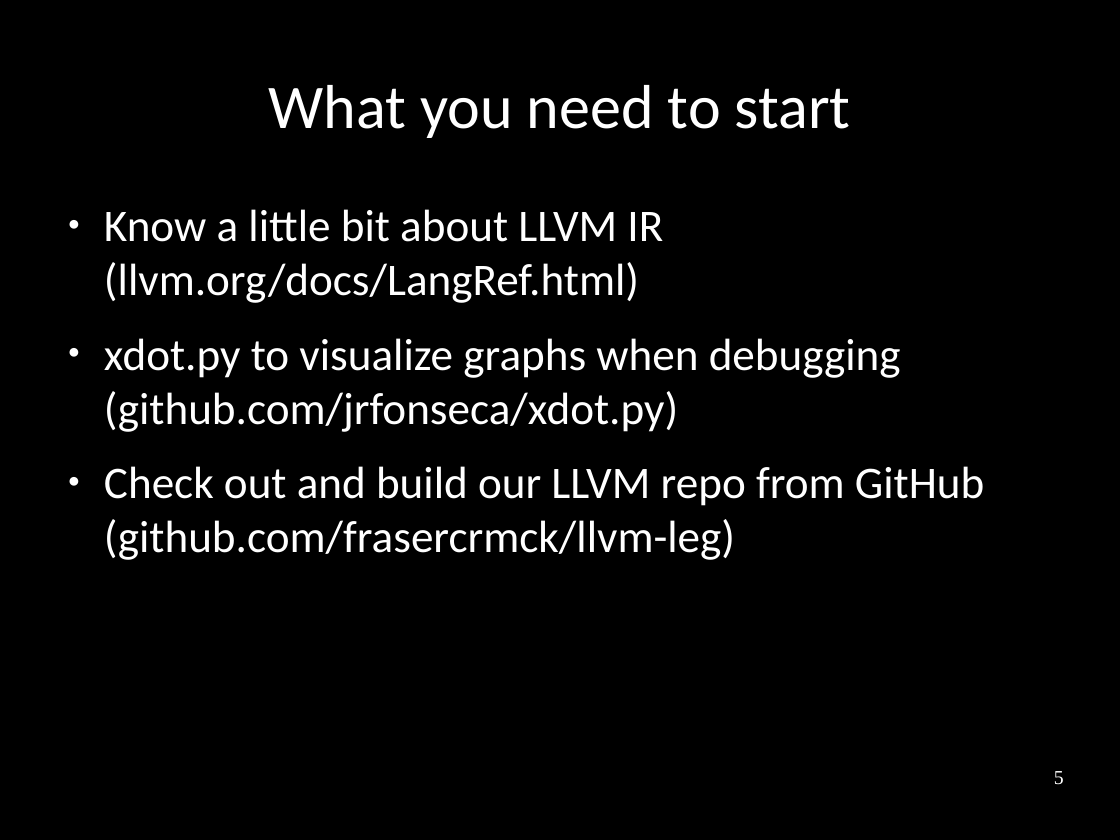
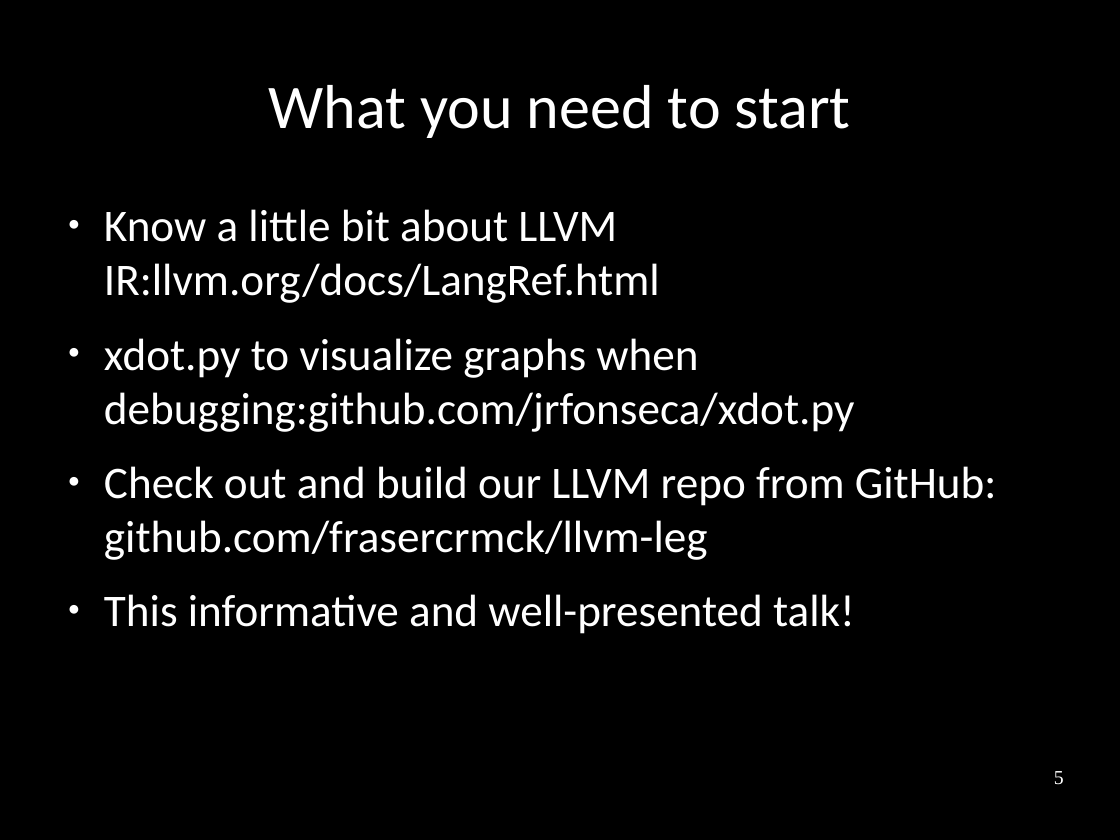
Before and after one commit to frasercrmck/llvm-leg, a slide deck: slide 5 of docs/Codeplay/Slides.odp. Drawn at 1120x840 pixels with LibreOffice and Linux fonts; fonts in the diff are those of the drawing. Boxes give left, top, right and bottom in pixels: in the first picture for what was removed or moved away, otherwise in the second. Text is boxed around its words. In the diff, an @@ line names an element or a change of style, - is before the commit and + after.

```diff
--- a/docs/Codeplay/Slides.odp
+++ b/docs/Codeplay/Slides.odp
@@ text at (x1=104, y1=209, x2=997, y2=634): text changed @@
-● Know a little bit about LLVM IR (llvm.org/docs/LangRef.html)
-● xdot.py to visualize graphs when debugging (github.com/jrfonseca/xdot.py)
-● Check out and build our LLVM repo from GitHub (github.com/frasercrmck/llvm-leg)
+● Know a little bit about LLVM IR:llvm.org/docs/LangRef.html
+● xdot.py to visualize graphs when debugging:github.com/jrfonseca/xdot.py
+● Check out and build our LLVM repo from GitHub: github.com/frasercrmck/llvm-leg
+● This informative and well-presented talk!
```
Also in this commit, not shown: 11 other slides changed, 1 slide removed.
